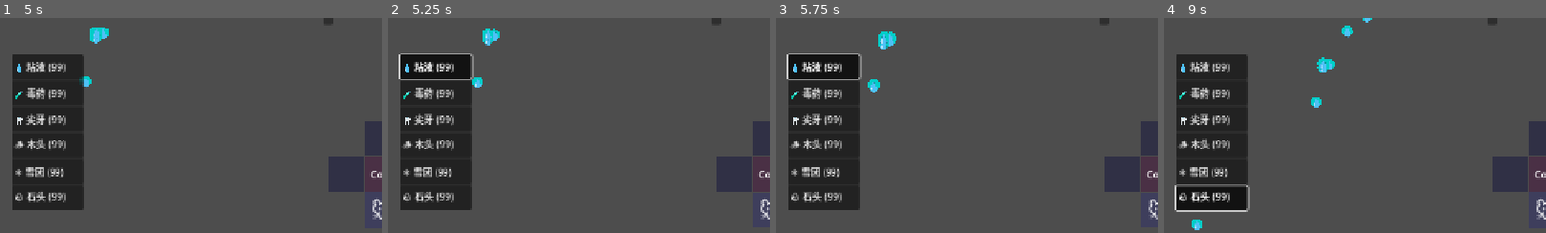
Above: before the commit, frames 1-4 (left to right).
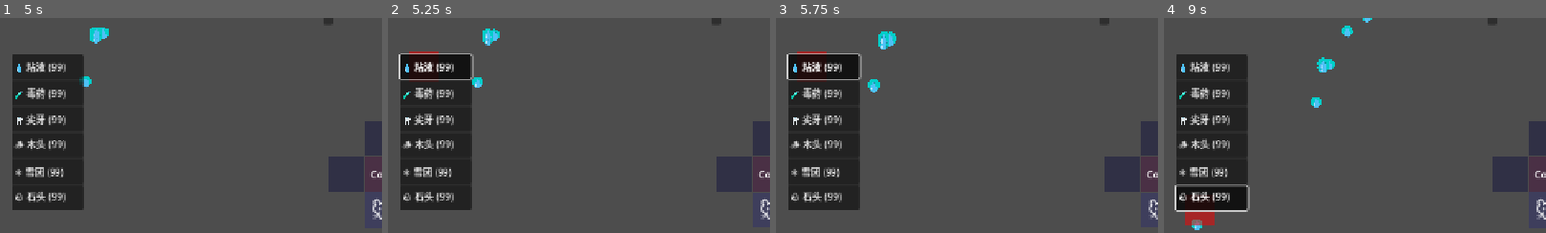
Above: after the commit, the same moments.

Repository: seekerzz/tower-html
Game: Godot game, scene res://src/Scenes/Tests/TestBenchScene.tscn
Two runs of this game, one before a commit and one after it. Both use one fixed random seed, a clock stepped at 60 frames per second and the inputs below. The project has no main scene, so this scene is started directly.
Inputs:
- Up to frame 1 (5 s): click "Start Wave" at 0.5 s; click "🗡️ 狂战士 30💰" at 1.25 s; click "🐻 暴怒熊 65💰" at 2 s; click "🐭 加特林鼠 15💰" at 2.75 s; click "🧪 剧毒大锅 35💰" at 3.5 s; click "🛠️ 作弊" at 4.25 s
- Up to frame 2 (5.25 s): click "💧 粘液 (99)" at 5 s
- Up to frame 3 (5.75 s): no input
- Up to frame 4 (9 s): click "🧪 毒药 (99)" at 5.75 s; click "🦷 尖牙 (99)" at 6.5 s; click "🪵 木头 (99)" at 7.25 s; click "❄️ 雪团 (99)" at 8 s; click "🪨 石头 (99)" at 8.75 s
The pictures show only the part of the screen within x 0-50%, y 5-55%; the shares and areas given below are measured in that part.

Frame 1 is identical in both runs. In frame 2, 0.1% of the frame differs, in the area x 5-14%, y 15-17%; in frame 3, 0.1%; in frame 4, 0.5%, in the area x 5-14%, y 90-97%.
Error in both runs: Invalid access to property or key '1,1' on a base object of type 'Dictionary'. (res://src/Scripts/TestBenchScene.gd:30)

Commit message:
Refactor DrawManager to support grid-based barricade building
- Replaced line drawing logic with grid click/drag building
- Updated `Barricade` to be block-based (ColorRect + RectangleShape2D)
- Added `Ghost` visual feedback for building validity
- Implemented `is_in_core_zone` and `register_obstacle` in `GridManager`
- Added checks to prevent duplicate resource deduction during drag

Diff:
--- a/src/Scenes/Game/Barricade.tscn
+++ b/src/Scenes/Game/Barricade.tscn
@@ -2,12 +2,11 @@
 
 [ext_resource type="Script" path="res://src/Scripts/Barricade.gd" id="1_script"]
 
-[sub_resource type="SegmentShape2D" id="SegmentShape2D_default"]
+[sub_resource type="RectangleShape2D" id="RectangleShape2D_default"]
+size = Vector2(50, 50)
 
 [node name="Barricade" type="StaticBody2D"]
 script = ExtResource("1_script")
 
 [node name="CollisionShape2D" type="CollisionShape2D" parent="."]
-shape = SubResource("SegmentShape2D_default")
-
-[node name="Line2D" type="Line2D" parent="."]
+shape = SubResource("RectangleShape2D_default")
--- a/src/Scripts/Barricade.gd
+++ b/src/Scripts/Barricade.gd
@@ -6,28 +6,33 @@
 var props: Dictionary
 
 @onready var collision_shape = $CollisionShape2D
-@onready var line_2d = $Line2D
 
-func init(p1: Vector2, p2: Vector2, type_key: String):
+# Changed init to accept grid position or world position instead of line points
+func init(pos: Vector2, type_key: String):
 	type = type_key
+	position = pos
+
 	if Constants.BARRICADE_TYPES.has(type_key):
 		props = Constants.BARRICADE_TYPES[type_key]
 		max_hp = props.get("hp", 100)
 		hp = max_hp
 
-		# Setup Visuals
-		line_2d.points = [p1, p2]
-		line_2d.width = props.get("width", 5)
-		line_2d.default_color = props.get("color", Color.WHITE)
+		# Setup Visuals - Block style
+		var color = props.get("color", Color.WHITE)
+		var size = Vector2(50, 50) # Slightly smaller than 60x60 tile
 
-		# Setup Physics
-		var segment = SegmentShape2D.new()
-		segment.a = p1
-		segment.b = p2
-		collision_shape.shape = segment
+		# Create a visual representation (ColorRect)
+		var vis = ColorRect.new()
+		vis.size = size
+		vis.position = -size / 2 # Center it
+		vis.color = color
+		add_child(vis)
 
-		# Set collision layer/mask if needed (default is 1)
-		# Usually walls are on a specific layer, but for now default is fine.
+		# Setup Physics - Block style
+		var rect_shape = RectangleShape2D.new()
+		rect_shape.size = size
+		collision_shape.shape = rect_shape
+
 	else:
 		push_error("Invalid barricade type: " + type_key)
 
--- a/src/Scripts/DrawManager.gd
+++ b/src/Scripts/DrawManager.gd
@@ -1,93 +1,144 @@
 extends Node2D
 
-var is_drawing: bool = false
-var start_pos: Vector2
 var current_material: String = ""
+var ghost_sprite: ColorRect
+var is_dragging: bool = false
+const TILE_SIZE = 60
 
-@onready var preview_line = $PreviewLine
 @onready var barricade_scene = preload("res://src/Scenes/Game/Barricade.tscn")
 
 func _ready():
-	preview_line.visible = false
-	# Ensure preview line doesn't block mouse input
-	preview_line.top_level = true
-	# Actually Line2D doesn't block input unless it has a control parent or something, but good to be safe.
+	_create_ghost()
+	# Ghost starts hidden
+	ghost_sprite.visible = false
+
+func _create_ghost():
+	ghost_sprite = ColorRect.new()
+	ghost_sprite.size = Vector2(50, 50)
+	ghost_sprite.position = Vector2(-25, -25) # Centered relative to its parent
+	ghost_sprite.mouse_filter = Control.MOUSE_FILTER_IGNORE
+	# Ensure ghost is on top of everything
+	ghost_sprite.z_index = 100
+	add_child(ghost_sprite)
 
 func _unhandled_input(event):
 	if current_material == "":
+		ghost_sprite.visible = false
 		return
 
-	if event is InputEventMouseButton:
+	if event is InputEventMouseMotion:
+		_update_ghost()
+		if is_dragging:
+			_try_build()
+
+	elif event is InputEventMouseButton:
 		if event.button_index == MOUSE_BUTTON_LEFT:
 			if event.pressed:
-				_start_draw(get_global_mouse_position())
+				is_dragging = true
+				_try_build()
 			else:
-				_end_draw(get_global_mouse_position())
-
-	elif event is InputEventMouseMotion and is_drawing:
-		_update_draw(get_global_mouse_position())
+				is_dragging = false
 
 func select_material(mat_key: String):
 	if GameManager.materials.has(mat_key):
 		current_material = mat_key
 		print("Selected material: ", mat_key)
+		_update_ghost()
 	else:
 		push_warning("Material not found: " + mat_key)
 		current_material = ""
+		ghost_sprite.visible = false
 
-func _start_draw(pos: Vector2):
+func _update_ghost():
 	if current_material == "":
+		ghost_sprite.visible = false
 		return
 
-	if GameManager.materials[current_material] <= 0:
-		print("Not enough material: ", current_material)
-		return
+	ghost_sprite.visible = true
+	var mouse_pos = get_global_mouse_position()
+	var grid_pos = _world_to_grid(mouse_pos)
 
-	is_drawing = true
-	start_pos = pos
-	preview_line.points = [pos, pos]
-	preview_line.visible = true
+	# Snap ghost to grid center
+	ghost_sprite.global_position = Vector2(grid_pos.x * TILE_SIZE, grid_pos.y * TILE_SIZE) - ghost_sprite.size / 2
 
-	var mat_info = Constants.MATERIAL_TYPES[current_material]
-	if mat_info:
-		preview_line.default_color = mat_info.color
+	# Check validity for color
+	var valid = _is_valid_build_pos(grid_pos)
 
-	var bar_info = Constants.BARRICADE_TYPES[current_material]
-	if bar_info:
-		preview_line.width = bar_info.width
+	if valid:
+		ghost_sprite.color = Color(0, 1, 0, 0.5) # Green
+	else:
+		ghost_sprite.color = Color(1, 0, 0, 0.5) # Red
 
-func _update_draw(pos: Vector2):
-	if is_drawing:
-		preview_line.set_point_position(1, pos)
+func _try_build():
+	if current_material == "": return
 
-func _end_draw(pos: Vector2):
-	if not is_drawing:
-		return
+	var mouse_pos = get_global_mouse_position()
+	var grid_pos = _world_to_grid(mouse_pos)
 
-	is_drawing = false
-	preview_line.visible = false
+	if _is_valid_build_pos(grid_pos):
+		# Additional check: Cost
+		# Default cost 1 for now, as per original logic which was distance based.
+		# But usually block build is 1 per block.
+		var cost = 1
 
-	var dist = start_pos.distance_to(pos)
-	if dist < 20:
-		print("Wall too short")
-		return
+		if GameManager.materials[current_material] >= cost:
+			GameManager.materials[current_material] -= cost
+			GameManager.resource_changed.emit()
+			_spawn_barricade(grid_pos, current_material)
+			# print("Built barricade at ", grid_pos)
+		else:
+			# print("Not enough resources")
+			pass
 
-	var cost = ceil(dist / 10.0)
+func _is_valid_build_pos(grid_pos: Vector2i) -> bool:
+	# 1. Check core zone
+	if GameManager.grid_manager.is_in_core_zone(grid_pos):
+		return false
 
-	if GameManager.materials[current_material] >= cost:
-		GameManager.materials[current_material] -= cost
-		GameManager.resource_changed.emit()
-		_spawn_barricade(start_pos, pos, current_material)
-		print("Built wall. Cost: ", cost)
-	else:
-		print("Not enough materials for this length. Cost: ", cost, " Available: ", GameManager.materials[current_material])
+	# 2. Check if tile exists (we can only build on existing tiles?)
+	# The requirements don't explicitly say we must build on tiles, but usually yes.
+	# GridManager stores tiles.
+	var key = GameManager.grid_manager.get_tile_key(grid_pos.x, grid_pos.y)
+	if not GameManager.grid_manager.tiles.has(key):
+		return false
 
-func _spawn_barricade(p1: Vector2, p2: Vector2, mat_key: String):
+	# 3. Check if already occupied by barricade or unit
+	var tile = GameManager.grid_manager.tiles[key]
+	# If tile.unit is set, it's occupied.
+	if tile.unit != null:
+		return false
+	# We also need to check if there is already a barricade there.
+	# Since we haven't implemented 'barricade' property in Tile, and we might not want to rely on 'unit' property collision.
+	# We can use a group or check overlaps, but checking GridManager state is cleaner.
+	# In `register_obstacle`, we should mark it.
+	# If I use `tile.occupied_by` for multi-tile units, I should check that too.
+	if tile.occupied_by != Vector2i.ZERO:
+		return false
+
+	# Special check: Is there ALREADY a barricade we just built?
+	# If we just built one, we shouldn't build another on top.
+	# We can check if `tile.has_meta("barricade")` if we use metadata.
+	if tile.has_meta("barricade"):
+		return false
+
+	return true
+
+func _spawn_barricade(grid_pos: Vector2i, mat_key: String):
 	var barricade = barricade_scene.instantiate()
-	# Add to scene first so ready is called if needed, or call init after.
-	# Barricade logic uses global coordinates, so we add it to the game world.
-	# Assuming DrawManager is child of MainGame (Node2D), we can add child here or to parent.
-	# Ideally add to parent so it's not deleted if DrawManager is removed (though DrawManager is likely permanent).
-	# Requirements say "instantiate Barricade to scene".
+	var world_pos = Vector2(grid_pos.x * TILE_SIZE, grid_pos.y * TILE_SIZE)
+
+	# Add to main scene (or parent of DrawManager)
 	get_parent().add_child(barricade)
-	barricade.init(p1, p2, mat_key)
+	barricade.init(world_pos, mat_key)
+
+	# Register with GridManager
+	GameManager.grid_manager.register_obstacle(grid_pos, barricade)
+
+	# Mark tile as having barricade to prevent duplicate build
+	var key = GameManager.grid_manager.get_tile_key(grid_pos.x, grid_pos.y)
+	if GameManager.grid_manager.tiles.has(key):
+		var tile = GameManager.grid_manager.tiles[key]
+		tile.set_meta("barricade", barricade)
+
+func _world_to_grid(pos: Vector2) -> Vector2i:
+	return Vector2i(round(pos.x / TILE_SIZE), round(pos.y / TILE_SIZE))
--- a/src/Scripts/GridManager.gd
+++ b/src/Scripts/GridManager.gd
@@ -343,3 +343,27 @@
 		spawn_expansion_ghosts() # Refresh
 	else:
 		GameManager.spawn_floating_text(Vector2(x*TILE_SIZE, y*TILE_SIZE), "Need %d Gold" % expansion_cost, Color.RED)
+
+# --- New Methods for DrawManager ---
+func is_in_core_zone(grid_pos: Vector2i) -> bool:
+	var key = get_tile_key(grid_pos.x, grid_pos.y)
+	if tiles.has(key):
+		return tiles[key].type == "core"
+	return false
+
+func register_obstacle(grid_pos: Vector2i, barricade_instance):
+	var key = get_tile_key(grid_pos.x, grid_pos.y)
+	if tiles.has(key):
+		var tile = tiles[key]
+		# For now, we can use 'unit' to store barricade or just rely on 'occupied_by' logic if we want to block unit placement.
+		# However, barricades might coexist with units? Usually not.
+		# Let's assume barricades occupy the tile like a unit.
+		# But since 'unit' expects a Unit script, and Barricade is StaticBody2D, we might need to be careful.
+		# 'can_place_unit' checks 'tile.unit' and 'occupied_by'.
+		# If we set tile.unit = barricade_instance, we might break unit logic if it expects specific properties.
+		# Let's see if we can add 'obstacle' property to Tile.gd or just rely on this hook for A* (which is not implemented yet).
+
+		# For now, let's just ensure we mark it as occupied so units can't be placed there?
+		# But barricades should probably prevent units.
+		# And units should prevent barricades.
+		pass
